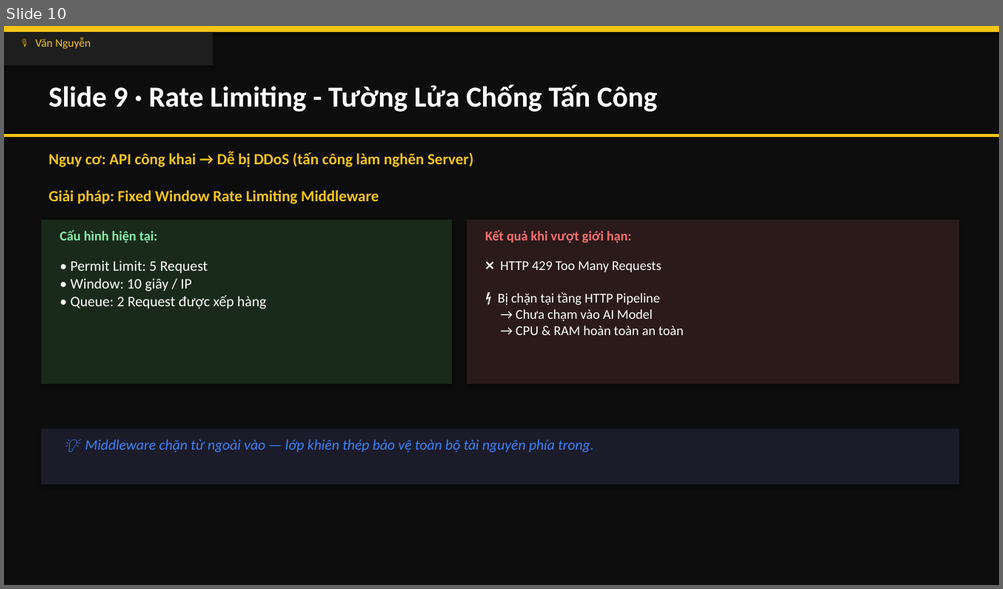
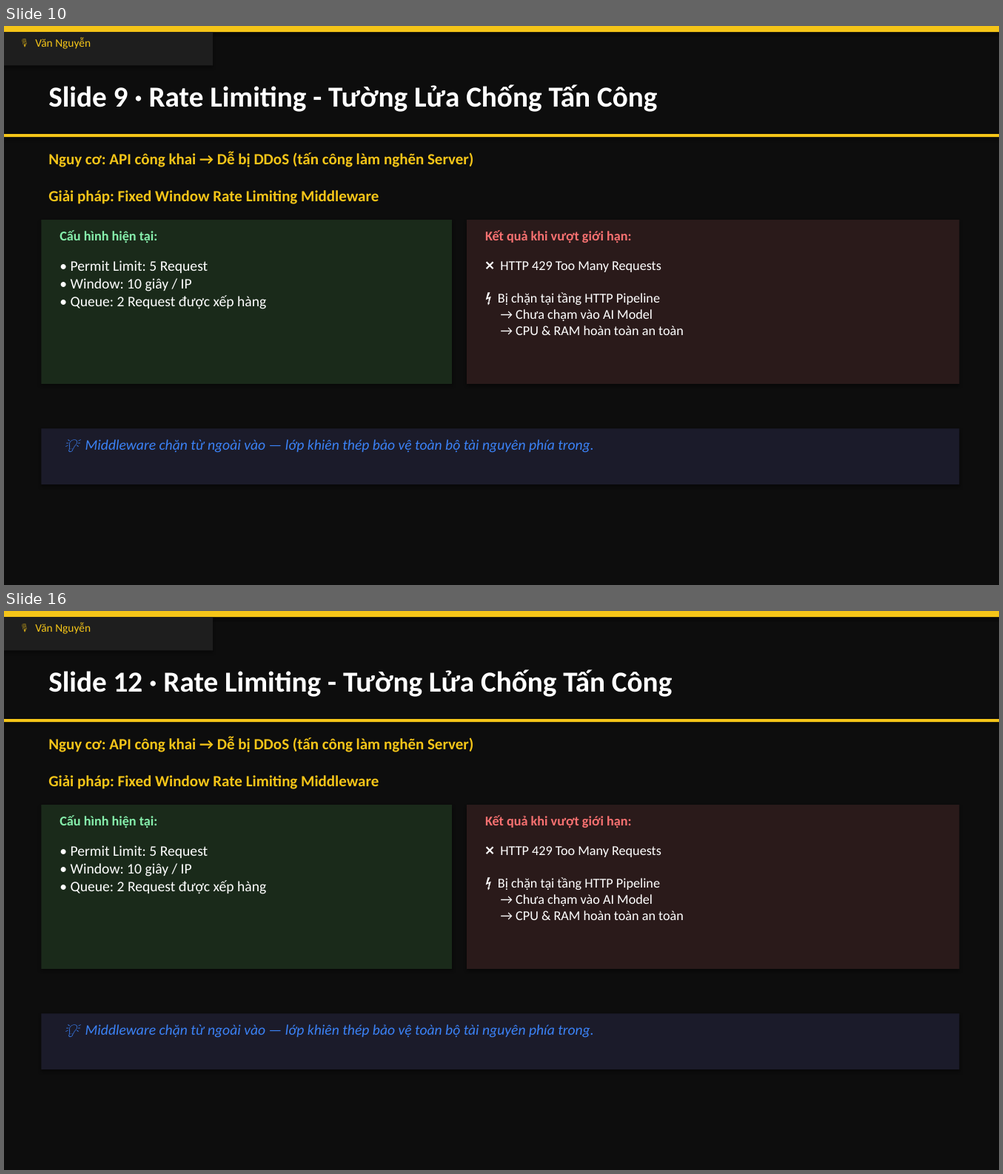
Before and after one commit to ThanhTrunggDEV/Group3, a slide deck: X-AURUM_Presentation.pptx. Shown one above the other, each under a label of ours: slide 10 before the commit, slides 10 and 16 after it; the slides between them are not shown. The pictures are 1003x589 and 1003x1174 pixels, drawn with LibreOffice and Linux fonts; fonts in the diff are those of the drawing. Boxes give left, top, right and bottom in pixels: in the first picture for what was removed or moved away, otherwise in the second. Text is boxed around its words. In the diff, an @@ line names an element or a change of style, - is before the commit and + after.

```diff
--- a/X-AURUM_Presentation.pptx
+++ b/X-AURUM_Presentation.pptx
@@ slide 16 added at (4, 611, 999, 1170), background #0D0D0D @@
@@ rectangle added at (4, 611, 999, 617), fill #F5C518 @@
@@ rectangle added at (4, 617, 213, 650), fill #1E1E1E @@
@@ text added at (35, 622, 91, 634), 11 pt, text #F5C518 @@
+🎙 Văn Nguyễn
@@ text added at (48, 669, 671, 697), 28 pt, text #FFFFFF, bold @@
+Slide 12 · Rate Limiting - Tường Lửa Chống Tấn Công
@@ rectangle added at (4, 719, 999, 722), fill #F5C518 @@
@@ text added at (48, 736, 473, 752), 15 pt, text #F5C518, bold @@
+Nguy cơ: API công khai → Dễ bị DDoS (tấn công làm nghẽn Server)
@@ text added at (48, 775, 378, 789), 15 pt, text #F5C518, bold @@
+Giải pháp: Fixed Window Rate Limiting Middleware
@@ rectangle added at (41, 805, 452, 969), fill #1A2A1A @@
@@ rectangle added at (466, 805, 959, 969), fill #2A1A1A @@
@@ text added at (60, 815, 158, 828), 13 pt, text #86EFAC, bold @@
+Cấu hình hiện tại:
@@ text added at (485, 815, 631, 828), 13 pt, text #F87171, bold @@
+Kết quả khi vượt giới hạn:
@@ text added at (71, 846, 266, 894), 14 pt, text #FFFFFF @@
+• Permit Limit: 5 Request
+• Window: 10 giây / IP
+• Queue: 2 Request được xếp hàng
@@ text added at (498, 846, 683, 920), 13 pt, text #FFFFFF @@
+❌ HTTP 429 Too Many Requests
+⚡ Bị chặn tại tầng HTTP Pipeline
+→ Chưa chạm vào AI Model
+→ CPU & RAM hoàn toàn an toàn
@@ rectangle added at (41, 1014, 959, 1070), fill #1B1B2A @@
@@ text added at (85, 1025, 593, 1038), 14 pt, text #3B82F6, italic @@
+💡 Middleware chặn từ ngoài vào — lớp khiên thép bảo vệ toàn bộ tài nguyên phía trong.
```
Also in this commit, not shown: 4 slides changed, 2 other slides added, 1 other file.
